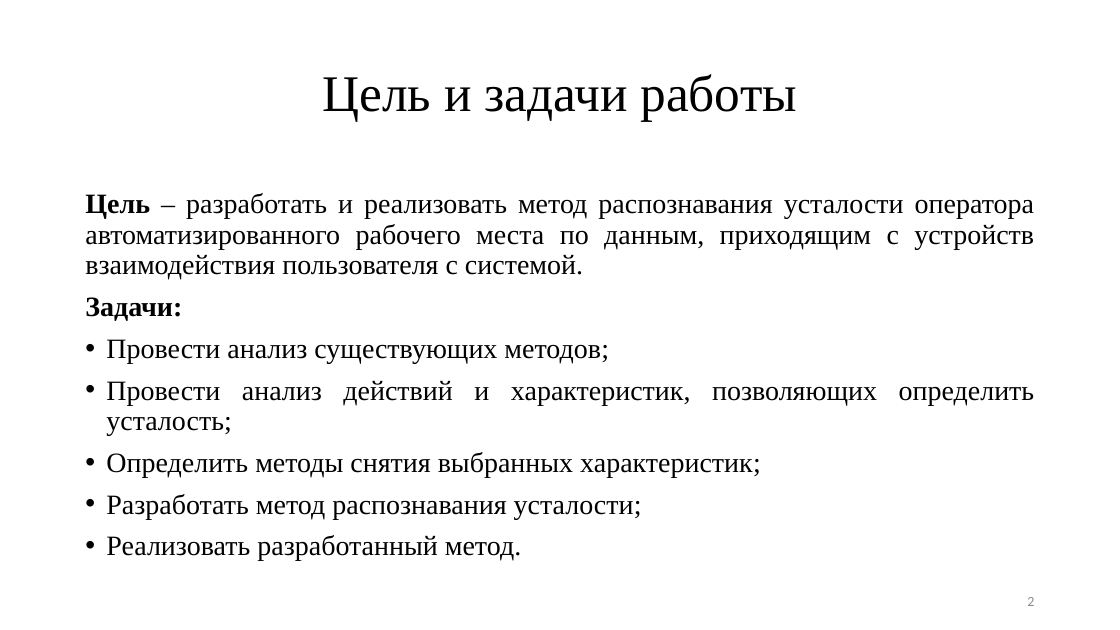
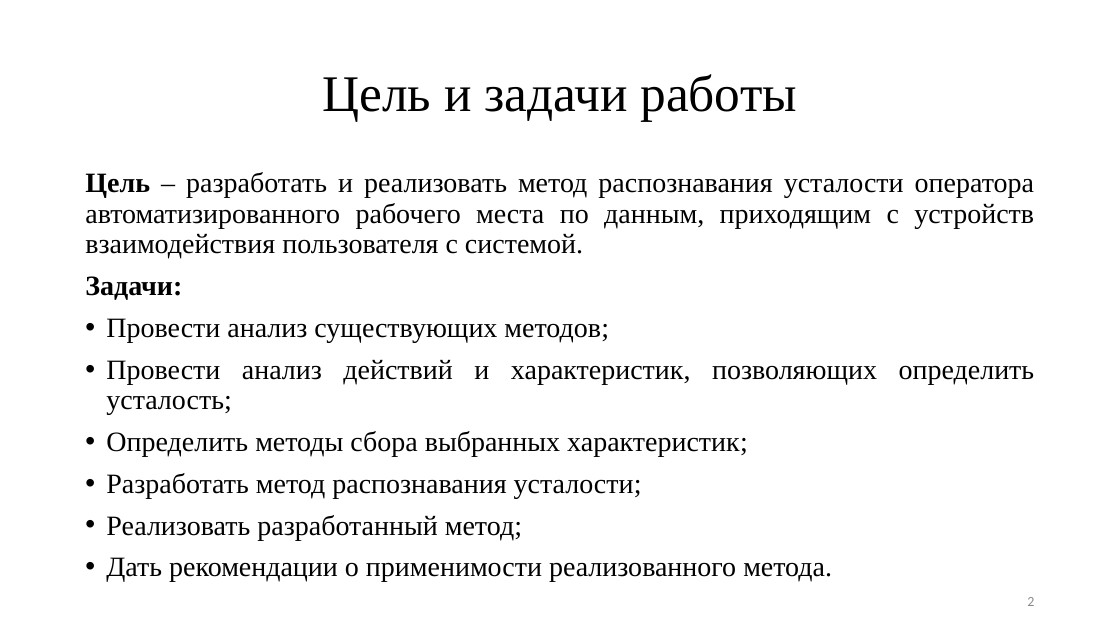
Before and after one commit to TheSawIsTheLaw/FatigueRecognitionSystem, a slide deck: slide 2 of Presentation/presentation.pptx. Drawn at 1120x630 pixels with LibreOffice and Linux fonts; fonts in the diff are those of the drawing. Boxes give left, top, right and bottom in pixels: in the first picture for what was removed or moved away, otherwise in the second. Text is boxed around its words. In the diff, an @@ line names an element or a change of style, - is before the commit and + after.

```diff
--- a/Presentation/presentation.pptx
+++ b/Presentation/presentation.pptx
@@ text at box(106, 431, 748, 456): text changed @@
-• Определить методы снятия выбранных характеристик;
+• Определить методы сбора выбранных характеристик;
@@ text at box(106, 515, 832, 582): text changed @@
-• Реализовать разработанный метод.
+• Реализовать разработанный метод;
+• Дать рекомендации о применимости реализованного метода.
```
Also in this commit, not shown: 11 other slides changed, 2 slides added, 29 other files.
